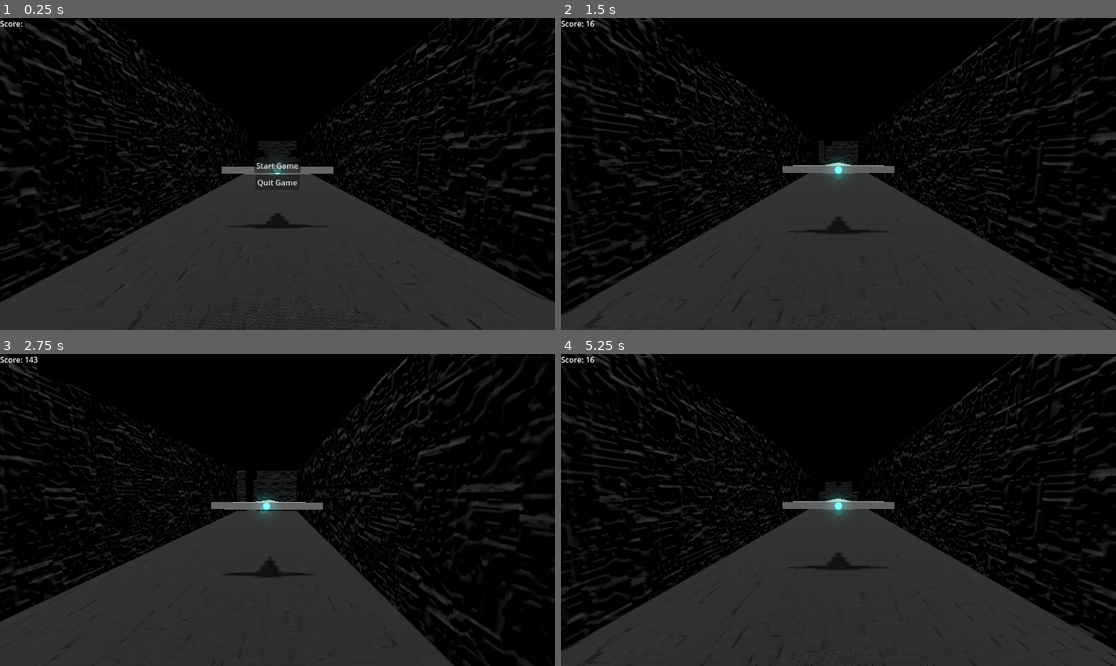
Above: before the commit, frames 1-4 (two rows, left to right).
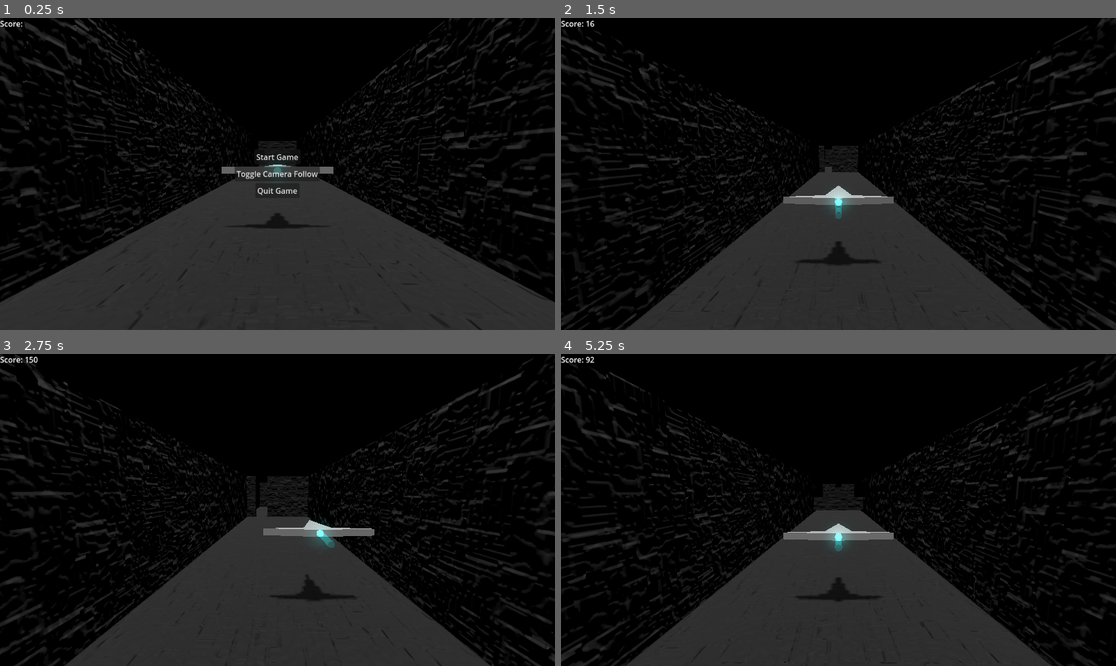
Above: after the commit, the same moments.

Repository: chaiyawahoo/andromeda
Game: Godot game, scene res://scenes/world.tscn
Two runs of this game, one before a commit and one after it. Both use one fixed random seed, a clock stepped at 60 frames per second and the inputs below.
Inputs (mouse positions are in pixels of both pictures, inside the frame that each line leads up to):
- Up to frame 1 (0.25 s): no input
- Up to frame 2 (1.5 s): click (838, 174) at 0.5 s, where only the run after the commit has a clickable "Toggle Camera Follow"; click "Start Game" at 1.25 s
- Up to frame 3 (2.75 s): move the mouse to (399, 494) at 2.02 s; tap Shift (speed, bound only after the commit) at 2.1 s
- Up to frame 4 (5.25 s): move the mouse to (727, 525) at 2.77 s; tap Space (rotate) at 2.85 s; tap Shift (speed, bound only after the commit) at 3.05, 3.6 s; move the mouse to (894, 441) at 3.52 s; click (838, 494) at 4.25 s, where only the run after the commit has a clickable "Start Game"; click (838, 500) at 5 s, where only the run before the commit has a clickable "Start Game"

The runs differ from the first frame. In frame 1, 0.8% of the frame differs, in the area x 21-75%, y 43-100%; in frame 2, 17%; in frame 3, 17%, in the area x 0-100%, y 0-100%; in frame 4, 17%.

Commit message:
final changes

Diff:
--- a/art/materials/floor.tres
+++ b/art/materials/floor.tres
@@ -9,4 +9,4 @@
 normal_enabled = true
 normal_texture = ExtResource("1_7odf0")
 uv1_scale = Vector3(1, 1.5, 0.5)
-distance_fade_mode = 2
+distance_fade_max_distance = 15.0
--- a/art/materials/skinny.tres
+++ b/art/materials/skinny.tres
@@ -10,3 +10,4 @@
 normal_texture = ExtResource("1_r1lvu")
 uv1_scale = Vector3(0.125, 0.5, 0.5)
 distance_fade_mode = 2
+distance_fade_max_distance = 35.0
--- a/art/materials/split.tres
+++ b/art/materials/split.tres
@@ -10,3 +10,4 @@
 normal_texture = ExtResource("1_5pjd6")
 uv1_scale = Vector3(0.5, 0.2, 0.5)
 distance_fade_mode = 2
+distance_fade_max_distance = 35.0
--- a/art/materials/wall.tres
+++ b/art/materials/wall.tres
@@ -9,4 +9,3 @@
 normal_enabled = true
 normal_texture = ExtResource("1_5kvtr")
 uv1_scale = Vector3(2, 0.5, 0.5)
-distance_fade_mode = 2
--- a/art/materials/world_material.tres
+++ b/art/materials/world_material.tres
@@ -10,3 +10,4 @@
 normal_texture = ExtResource("1_l8dky")
 uv1_scale = Vector3(0.5, 0.5, 0.5)
 distance_fade_mode = 2
+distance_fade_max_distance = 35.0
--- a/project.godot
+++ b/project.godot
@@ -32,6 +32,11 @@
 "events": [Object(InputEventKey,"resource_local_to_scene":false,"resource_name":"","device":-1,"window_id":0,"alt_pressed":false,"shift_pressed":false,"ctrl_pressed":false,"meta_pressed":false,"pressed":false,"keycode":0,"physical_keycode":32,"key_label":0,"unicode":32,"echo":false,"script":null)
 ]
 }
+speed={
+"deadzone": 0.5,
+"events": [Object(InputEventKey,"resource_local_to_scene":false,"resource_name":"","device":-1,"window_id":0,"alt_pressed":false,"shift_pressed":false,"ctrl_pressed":false,"meta_pressed":false,"pressed":false,"keycode":0,"physical_keycode":4194325,"key_label":0,"unicode":0,"echo":false,"script":null)
+]
+}
 
 [layer_names]
 
--- a/scenes/ui.tscn
+++ b/scenes/ui.tscn
@@ -35,6 +35,13 @@
 size_flags_vertical = 4
 text = "Start Game"
 
+[node name="CameraButton" type="Button" parent="StartLayer/VBoxContainer"]
+unique_name_in_owner = true
+layout_mode = 2
+size_flags_horizontal = 4
+size_flags_vertical = 4
+text = "Toggle Camera Follow"
+
 [node name="QuitButton" type="Button" parent="StartLayer/VBoxContainer"]
 unique_name_in_owner = true
 layout_mode = 2
--- a/scripts/game_handler.gd
+++ b/scripts/game_handler.gd
@@ -9,6 +9,7 @@
 var is_playing := false
 var world: Node3D
 var player: Player
+var camera_follow := true
 
 
 func _ready() -> void:
--- a/scripts/player.gd
+++ b/scripts/player.gd
@@ -15,6 +15,8 @@
 var mouse_diff := Vector2.ZERO
 var mouse_start := Vector2.ZERO
 
+var speeding := false
+
 var ship_colliders: Array[CollisionShape3D]
 @onready var ship_model: CSGPolygon3D = $ShipModel
 @onready var camera: Camera3D = $Camera3D
@@ -26,6 +28,8 @@
 	ship_colliders.append($ShipWings)
 	ship_colliders.append($ShipNose)
 	$Sniffer.area_entered.connect(_on_area_entered_sniffer)
+	if not GameHandler.camera_follow:
+		camera.position.y = 4
 
 
 func _input(event: InputEvent) -> void:
@@ -40,6 +44,14 @@
 		is_vertical = not is_vertical
 	if event is InputEventMouseMotion:
 		mouse_diff += event.relative
+	if event.is_action("speed") and just_pressed:
+		if GameHandler.score > 5000:
+			return
+		speed_coefficient *= 2
+		speeding = true
+	elif event.is_action("speed") and event.is_released() and not event.is_echo() and speeding:
+		speeding = false
+		speed_coefficient /= 2
 
 
 func _process(delta: float) -> void:
@@ -49,7 +61,7 @@
 	speed_coefficient += delta / 60.0
 
 	position_goal = $Camera3D2.project_position(mouse_diff, 10)
-	var mouse_diff_goal = get_viewport().get_camera_3d().project_position(mouse_diff, 10)
+	var mouse_diff_goal = camera.project_position(mouse_diff, 10)
 
 	if is_vertical:
 		position_goal.x = clampf(position_goal.x, -7, 7)
@@ -61,8 +73,15 @@
 	ship_model.position.x = lerpf(ship_model.position.x, position_goal.x, delta * move_coefficient)
 	ship_model.position.y = lerpf(ship_model.position.y, position_goal.y, delta * move_coefficient)
 
-	camera.position.x = lerpf(camera.position.x, position_goal.x * 1.25 + camera_start.x, delta * move_coefficient)
-	camera.position.y = lerpf(camera.position.y, position_goal.y * 1.25 + camera_start.y, delta * move_coefficient)
+	if GameHandler.camera_follow:
+		camera.position.x = lerpf(camera.position.x, position_goal.x * 1.25 + camera_start.x, delta * move_coefficient)
+		camera.position.y = lerpf(camera.position.y, position_goal.y * 1.25 + camera_start.y, delta * move_coefficient)
+
+	if GameHandler.score > 5000 and speeding:
+		speeding = false
+		speed_coefficient /= 2
+
+	print(speed_coefficient)
 
 
 func _physics_process(delta: float) -> void:
--- a/scripts/ui_handler.gd
+++ b/scripts/ui_handler.gd
@@ -4,6 +4,7 @@
 func _ready() -> void:
 	%StartButton.pressed.connect(start_game)
 	%QuitButton.pressed.connect(quit_game)
+	%CameraButton.pressed.connect(toggle_camera_follow)
 	Input.mouse_mode = Input.MOUSE_MODE_VISIBLE
 
 
@@ -29,3 +30,10 @@
 		Input.mouse_mode = Input.MOUSE_MODE_VISIBLE
 	else:
 		Input.mouse_mode = Input.MOUSE_MODE_CONFINED_HIDDEN
+
+func toggle_camera_follow() -> void:
+	GameHandler.camera_follow = not GameHandler.camera_follow
+	if GameHandler.camera_follow:
+		GameHandler.player.camera.position.y = 1
+	else:
+		GameHandler.player.camera.position.y = 4
Not shown, added: export_presets.cfg
